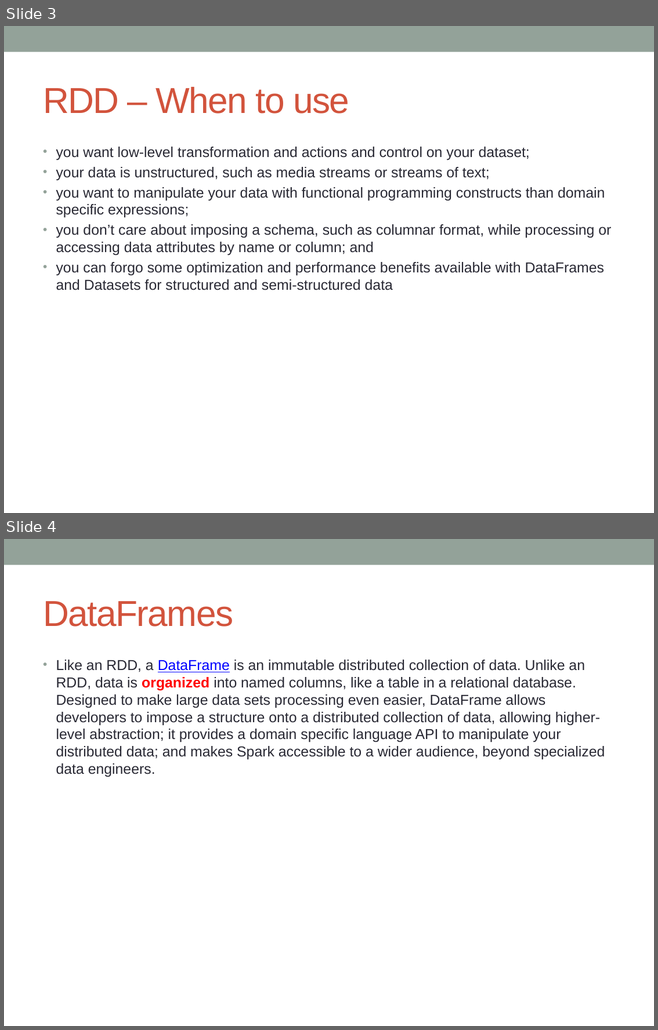
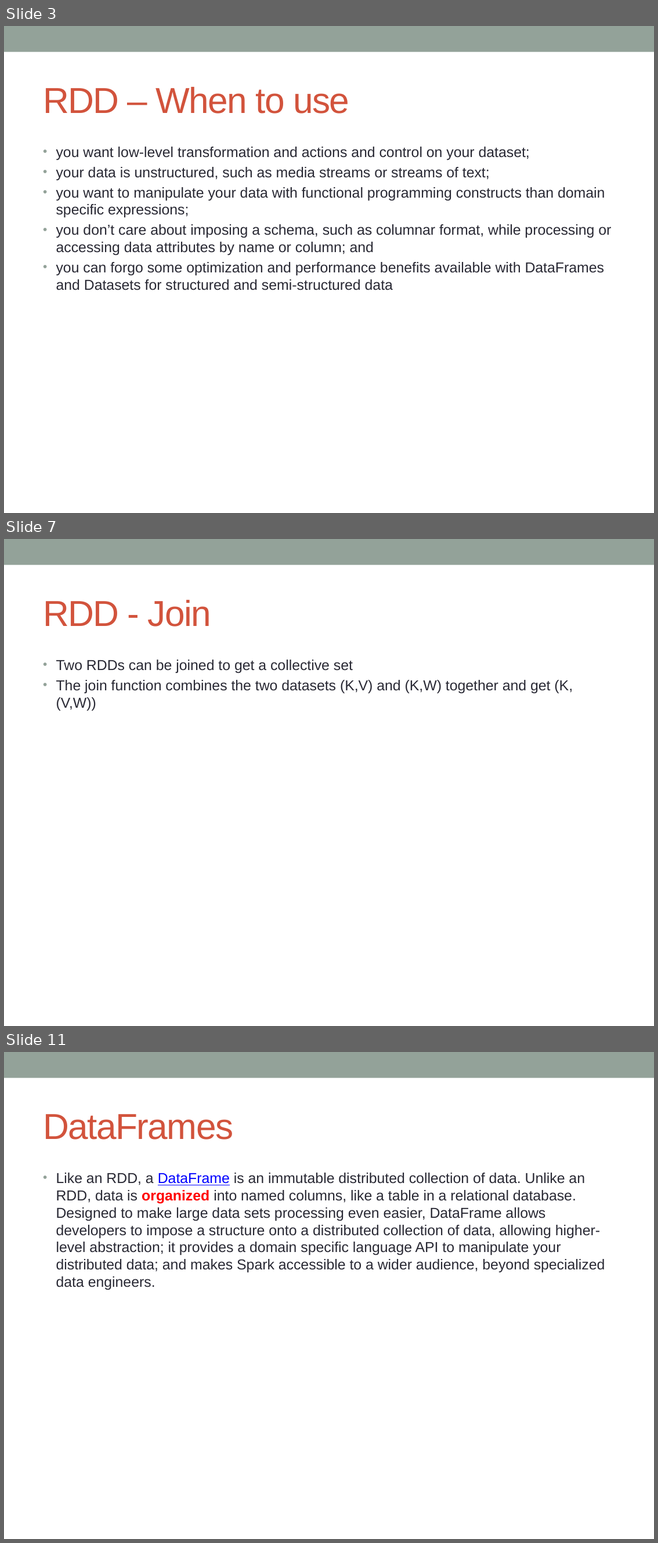
Before and after one commit to notionquest/ProjectDocumentation, a slide deck: Spark.pptx. Shown one above the other, each under a label of ours: slides 3 and 4 before the commit, slides 3, 7 and 11 after it; the slides between them are not shown. The pictures are 658x1030 and 658x1543 pixels, drawn with LibreOffice and Linux fonts; fonts in the diff are those of the drawing. Boxes give left, top, right and bottom in pixels: in the first picture for what was removed or moved away, otherwise in the second. Text is boxed around its words. In the diff, an @@ line names an element or a change of style, - is before the commit and + after.

```diff
--- a/Spark.pptx
+++ b/Spark.pptx
@@ slide 7 added at box(4, 539, 654, 1026), background #FFFFFF; not listed: 1 template element that a slide beside it also shows @@
@@ title added at box(43, 600, 211, 627), 40 pt, text #D2533C @@
+RDD - Join
@@ text added at box(56, 660, 572, 711), 16 pt, text #292934 @@
+• Two RDDs can be joined to get a collective set
+• The join function combines the two datasets (K,V) and (K,W) together and get (K, (V,W))
@@ what was slide 4 is now slide 11 @@
```
Also in this commit, not shown: 1 slide changed, 7 other slides added.
